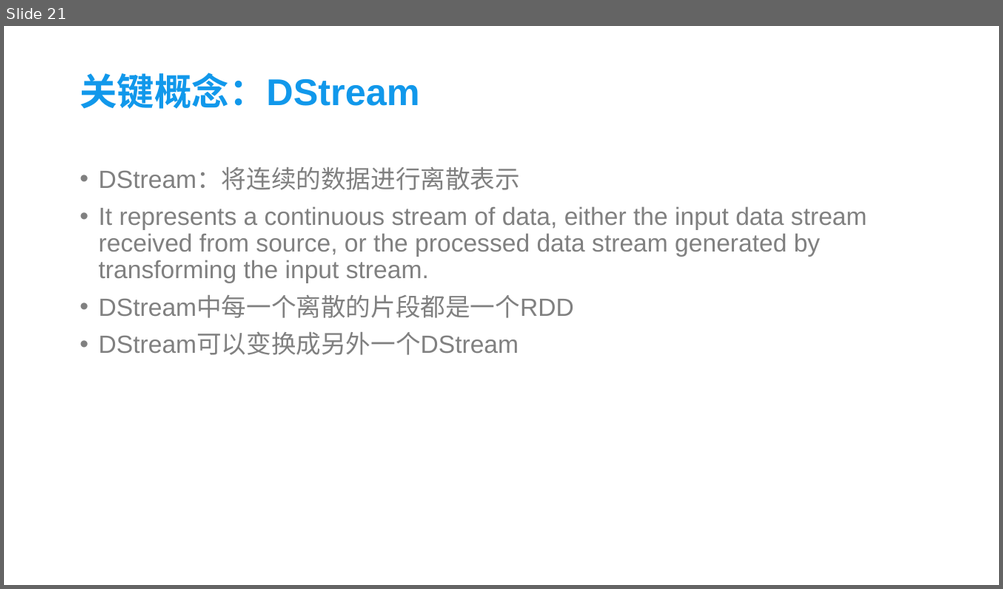
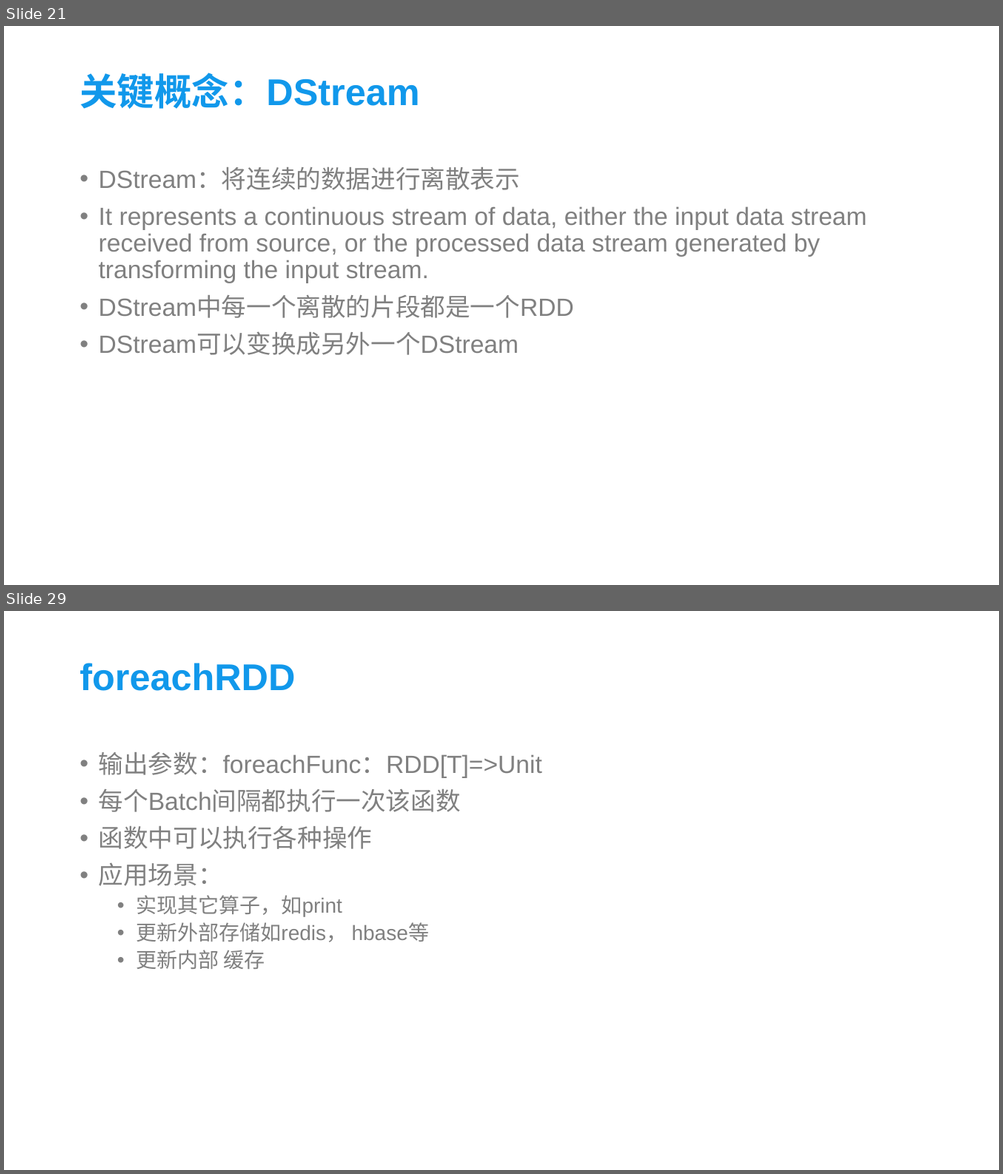
Before and after one commit to xrw560/knowledge-store, a slide deck: cusppt/spark.pptx. Shown one above the other, each under a label of ours: slide 21 before the commit, slides 21 and 29 after it; the slides between them are not shown. The pictures are 1003x589 and 1003x1174 pixels, drawn with LibreOffice and Linux fonts; fonts in the diff are those of the drawing; background and template pictures are left out. Boxes give left, top, right and bottom in pixels: in the first picture for what was removed or moved away, otherwise in the second. Text is boxed around its words. In the diff, an @@ line names an element or a change of style, - is before the commit and + after.

```diff
--- a/cusppt/spark.pptx
+++ b/cusppt/spark.pptx
@@ slide 29 added at box(4, 611, 999, 1170), background picture (left out) @@
@@ title added at box(79, 663, 295, 691), 36 pt, text #1198EB, bold @@
+foreachRDD
@@ text added at box(99, 752, 542, 969), 24 pt, text #808080 @@
+• 输出参数：foreachFunc：RDD[T]=>Unit
+• 每个Batch间隔都执行一次该函数
+• 函数中可以执行各种操作
+• 应用场景：
+  • 实现其它算子，如print
+  • 更新外部存储如redis， hbase等
+  • 更新内部 缓存
```
Also in this commit, not shown: 1 slide changed, 7 other slides added, 2 other files.
